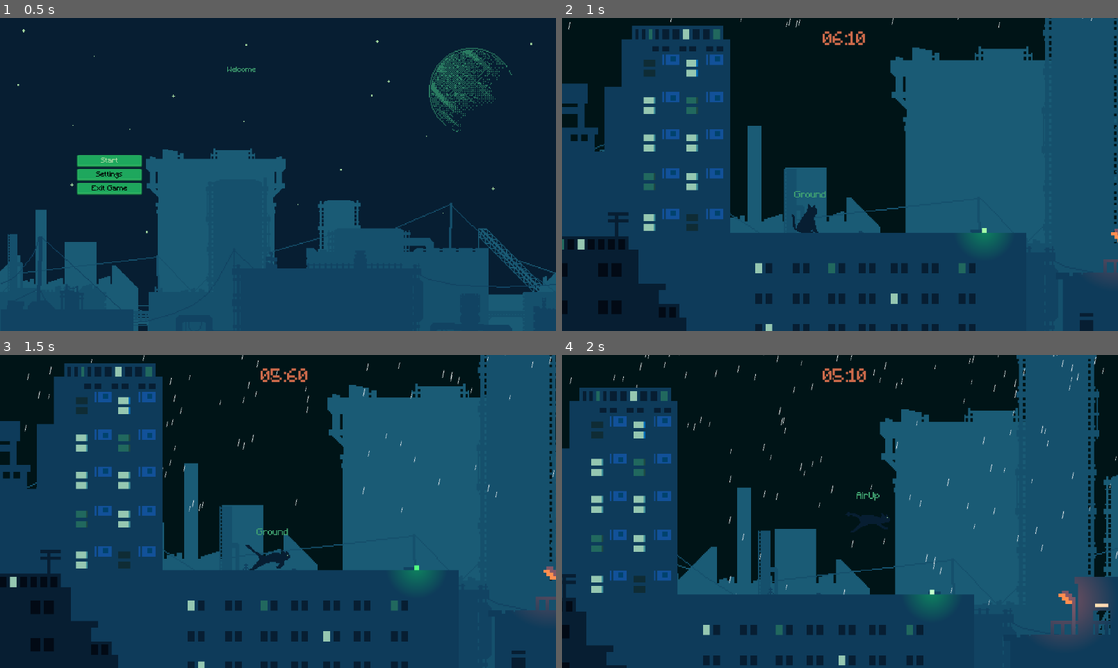
Above: before the commit, frames 1-4 (two rows, left to right).
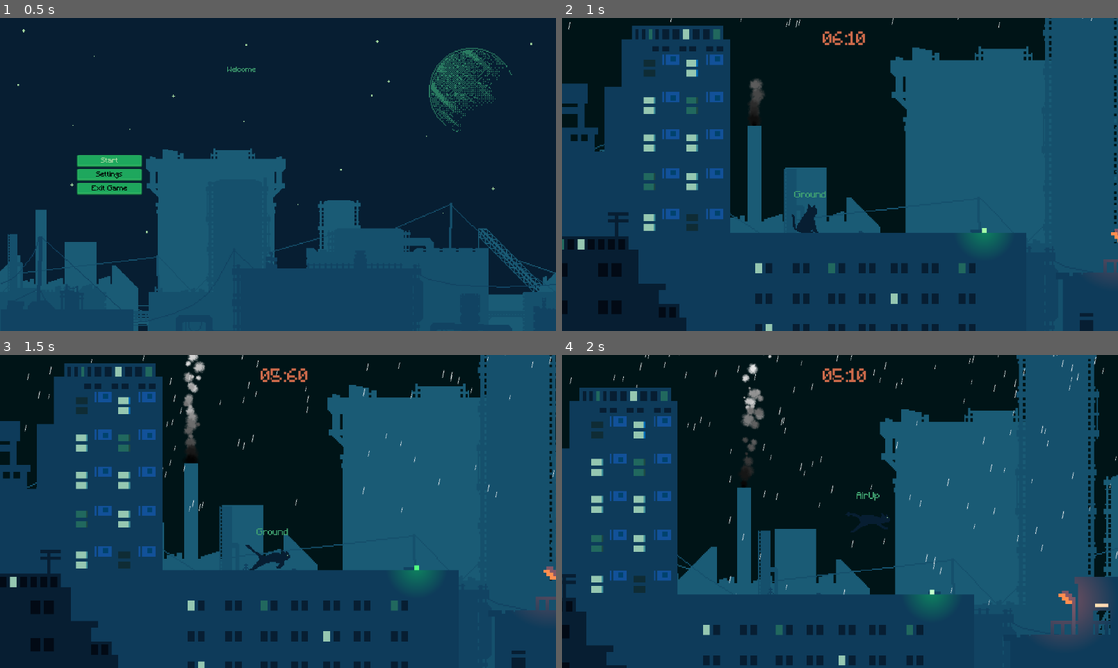
Above: after the commit, the same moments.

Repository: DEVizzent/mermelada-jam-2023
Game: Godot game, scene res://Inicio/StartMenu.tscn
The game is run twice, just before and just after one commit, with the same random seed, the same clock (stepped at 60 frames per second) and the same inputs.
Inputs (mouse positions are in pixels of both pictures, inside the frame that each line leads up to):
- Up to frame 1 (0.5 s): no input
- Up to frame 2 (1 s): click "Start" at 0.5 s
- Up to frame 3 (1.5 s): move the mouse to (400, 495) at 1.27 s; hold Right (ui_right) from 1.28 s (still down); click (400, 495) at 1.42 s
- Up to frame 4 (2 s): keep holding Right (ui_right); tap Space (jump) at 1.52 s

Frame 1 is identical in both runs. In frame 2, 0.2% of the frame differs, in the area x 33-37%, y 19-32%; in frame 3, 0.5%; in frame 4, 0.6%, in the area x 32-38%, y 0-39%.

Commit message:
humo chimeneas pallarlax

Diff:
--- /dev/null
+++ b/HumoChimeneas/intento_humo_1.tscn
@@ -0,0 +1,45 @@
+[gd_scene load_steps=8 format=3 uid="uid://b6uo2fy16fvxi"]
+
+[ext_resource type="Texture2D" uid="uid://gkhsoqwjudy6" path="res://HumoChimeneas/mota_moving.png" id="1_6utqu"]
+
+[sub_resource type="CanvasItemMaterial" id="CanvasItemMaterial_0d38s"]
+particles_animation = true
+particles_anim_h_frames = 4
+particles_anim_v_frames = 1
+particles_anim_loop = false
+
+[sub_resource type="Gradient" id="Gradient_vk4ap"]
+colors = PackedColorArray(0, 0, 0, 1, 0.960656, 0.960656, 0.960656, 1)
+
+[sub_resource type="GradientTexture1D" id="GradientTexture1D_iu5g0"]
+gradient = SubResource("Gradient_vk4ap")
+
+[sub_resource type="Curve" id="Curve_nkex4"]
+_data = [Vector2(0, 0.955056), 0.0, -0.292135, 0, 1, Vector2(1, 0.662921), -0.292135, 0.0, 1, 0]
+point_count = 2
+
+[sub_resource type="CurveTexture" id="CurveTexture_cecqq"]
+curve = SubResource("Curve_nkex4")
+
+[sub_resource type="ParticleProcessMaterial" id="ParticleProcessMaterial_upyc7"]
+particle_flag_disable_z = true
+direction = Vector3(0, -1, 0)
+spread = 10.0
+gravity = Vector3(0, -98, 0)
+initial_velocity_min = 83.34
+initial_velocity_max = 205.56
+angular_velocity_min = -64.0
+angular_velocity_max = 120.0
+orbit_velocity_min = 0.0
+orbit_velocity_max = 0.0
+linear_accel_max = 4.44
+radial_accel_max = 15.56
+scale_min = 0.15
+scale_curve = SubResource("CurveTexture_cecqq")
+color_ramp = SubResource("GradientTexture1D_iu5g0")
+
+[node name="GPUParticles2D" type="GPUParticles2D"]
+material = SubResource("CanvasItemMaterial_0d38s")
+amount = 35
+process_material = SubResource("ParticleProcessMaterial_upyc7")
+texture = ExtResource("1_6utqu")
--- a/Levels/Parallax/ParallaxBackground.tscn
+++ b/Levels/Parallax/ParallaxBackground.tscn
@@ -1,6 +1,7 @@
-[gd_scene load_steps=4 format=3 uid="uid://bt0q7q5tfblkb"]
+[gd_scene load_steps=5 format=3 uid="uid://bt0q7q5tfblkb"]
 
 [ext_resource type="Texture2D" uid="uid://c2sskiufaeu74" path="res://Levels/Parallax/2.png" id="1_a8pmt"]
+[ext_resource type="PackedScene" uid="uid://b6uo2fy16fvxi" path="res://HumoChimeneas/intento_humo_1.tscn" id="2_54nop"]
 [ext_resource type="Texture2D" uid="uid://b1rm6o5fseg5d" path="res://Levels/Parallax/3.png" id="2_nq582"]
 [ext_resource type="Texture2D" uid="uid://d2s2q4htthtpt" path="res://Levels/Parallax/5.png" id="3_8r43s"]
 
@@ -10,6 +11,9 @@
 motion_scale = Vector2(0.2, 1)
 motion_offset = Vector2(800, 0)
 motion_mirroring = Vector2(1280, 0)
+
+[node name="GPUParticles2D" parent="ParallaxLayer" instance=ExtResource("2_54nop")]
+position = Vector2(-546, -51)
 
 [node name="Sprite2D" type="Sprite2D" parent="ParallaxLayer"]
 position = Vector2(-640, -360)
--- a/TimerCountdown/timer_countdown.gd
+++ b/TimerCountdown/timer_countdown.gd
@@ -7,6 +7,7 @@
 var actual_time : float = 13.0
 
 func _ready():
+	await get_parent().ready
 	init_timer()
 
 func init_timer():
Binary file added: HumoChimeneas/mota.png
Not shown, added: HumoChimeneas/mota.png.import
Binary file added: HumoChimeneas/mota_moving.png
Not shown, added: HumoChimeneas/mota_moving.png.import
